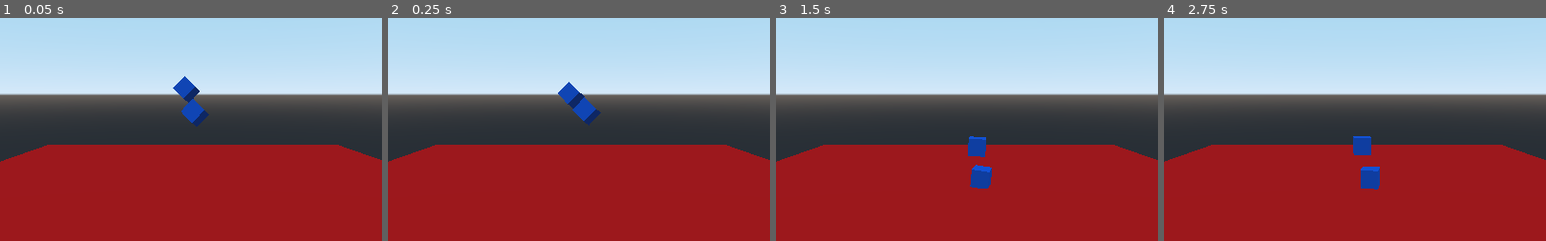
Above: before the commit, frames 1-4 (left to right).
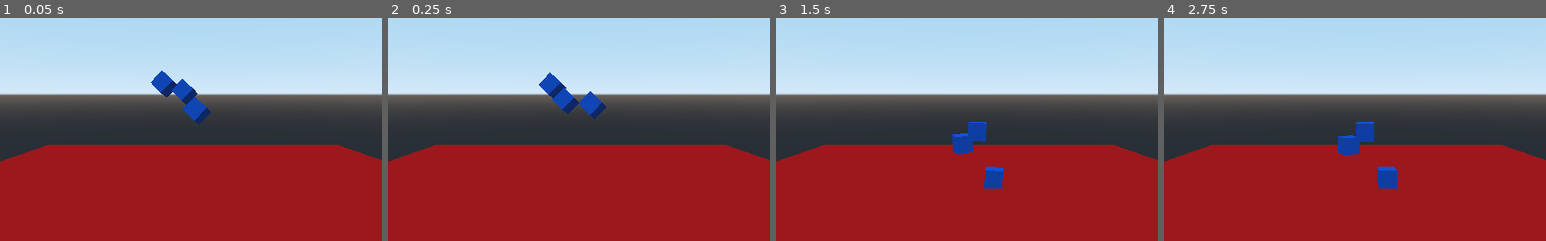
Above: after the commit, the same moments.

Repository: Chaitanyassr/Roll_the_ball
Game: Godot game, scene res://main.tscn
Two runs of this game, one before a commit and one after it. Both use one fixed random seed, a clock stepped at 60 frames per second and the inputs below.
Inputs:
- Up to frame 1 (0.05 s): no input
- Up to frame 2 (0.25 s): no input
- Up to frame 3 (1.5 s): no input
- Up to frame 4 (2.75 s): no input
The pictures show only the part of the screen within x 25-75%, y 33-83%; the shares and areas given below are measured in that part.

The runs differ from the first frame. In frame 1, 0.8% of the frame differs, in the area x 39-56%, y 23-49%; in frame 2, 1.3%; in frame 3, 1.7%; in frame 4, 1.8%, in the area x 45-61%, y 46-77%.

Commit message:
added a new box rigid body

Diff:
--- a/New Game Project/main.tscn
+++ b/New Game Project/main.tscn
@@ -34,6 +34,17 @@
 shape = SubResource( 1 )
 
 [node name="MeshInstance" type="MeshInstance" parent="Box2"]
+transform = Transform( 1, 0, -5.96046e-008, 0, 1, -2.98023e-008, -5.96046e-008, 0, 1, -5.27986, 0.220169, 0.532326 )
+mesh = SubResource( 2 )
+material/0 = SubResource( 3 )
+
+[node name="Box3" type="RigidBody" parent="."]
+transform = Transform( 0.643226, 0.698441, -0.313752, -0.627743, 0.715667, 0.3062, 0.438405, 0, 0.898778, 0, 7.24966, 0 )
+
+[node name="CollisionShape" type="CollisionShape" parent="Box3"]
+shape = SubResource( 1 )
+
+[node name="MeshInstance" type="MeshInstance" parent="Box3"]
 mesh = SubResource( 2 )
 material/0 = SubResource( 3 )
 
